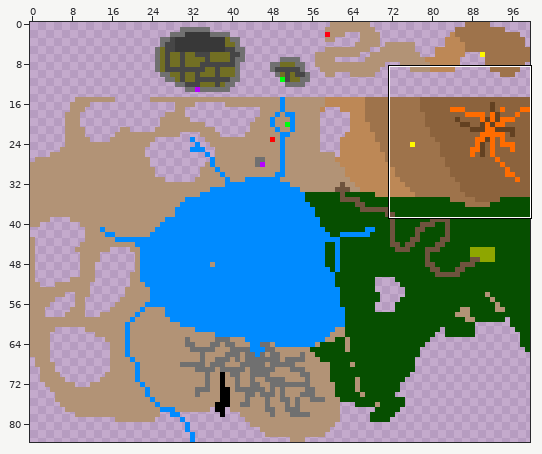
Edited in one commit: sprite sheet (refrences/underlandpixelmap.png). Above, an overview of the earlier version with the close-up marked.
Close-up. First the earlier version:
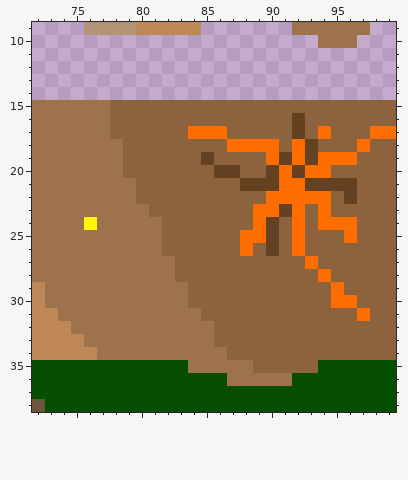
The file is 150x100 pixels. Shown: x 72..99, y 9..38. The old version is drawn lined up with the new one, on the new canvas.
Once edited:
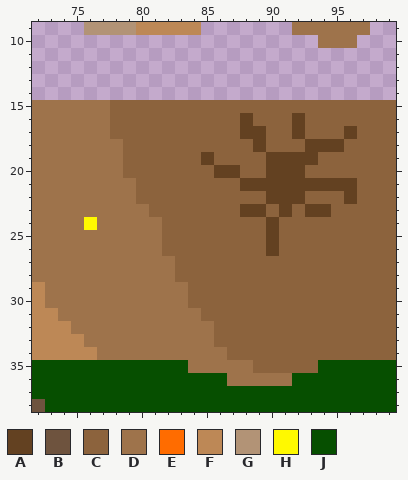
Palette (. is transparent): A #634121  B #6e533e  C #8c633d  D #9e734b  E #ff6c00  F #bd8856  G #b29376  H #fff900  J #064f00
Diff:
canvas 150x100 -> 100x84, the old top-left corner now at -25,0 (the part of the old canvas that was cut away was empty and is not shown)
Colour C becomes colour A in row 16 at x 88; in row 17 at x 88 to 89 and 96; in row 18 at x 94 to 95; in row 23 at x 88 and 93.
Colour E becomes colour A in row 18 at x 89; in row 19 at x 90 and 92; in row 20 at x 91; in row 21 at x 91 to 92; in row 22 at x 90 to 92; in row 23 at x 89 and 94.
Colour E becomes colour C in row 17 at x 84 to 86, 94 and 98 to 99; in row 18 at x 87 to 88, 90, 92 and 97; in row 19 at x 94 to 96; in row 20 at x 93 to 94; in row 22 at x 93 to 94; in row 23 at x 90 and 92.
Colour E becomes colour C in row 24 at x 89, 92 and 94 to 96; in row 25 at x 88 to 89, 92 and 96; in row 26 at x 88 and 92; in row 27 at x 93; in row 28 at x 94; in row 29 at x 95.
Colour E becomes colour C in row 30 at x 95 to 96; in row 31 at x 97.
